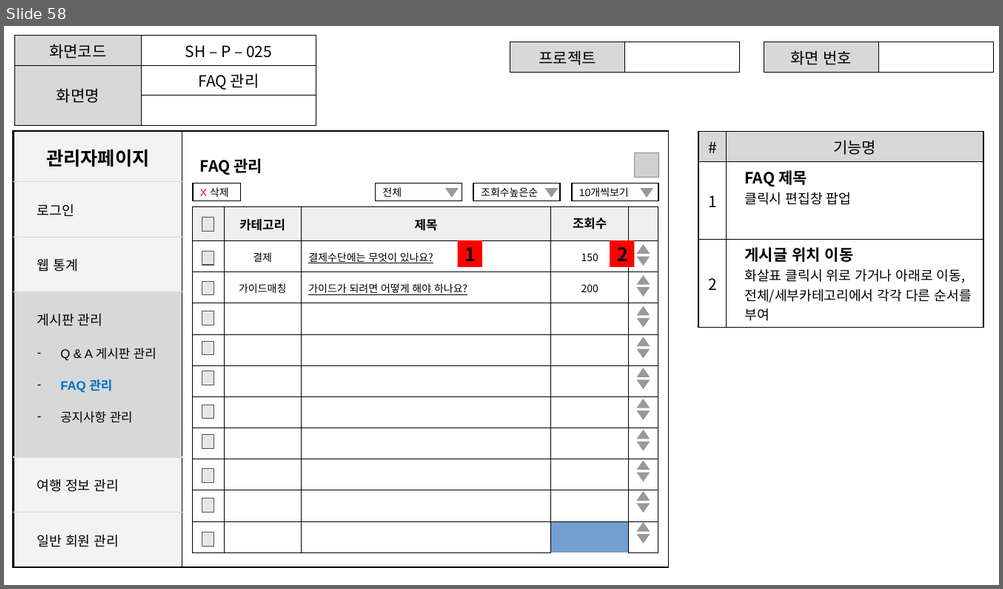
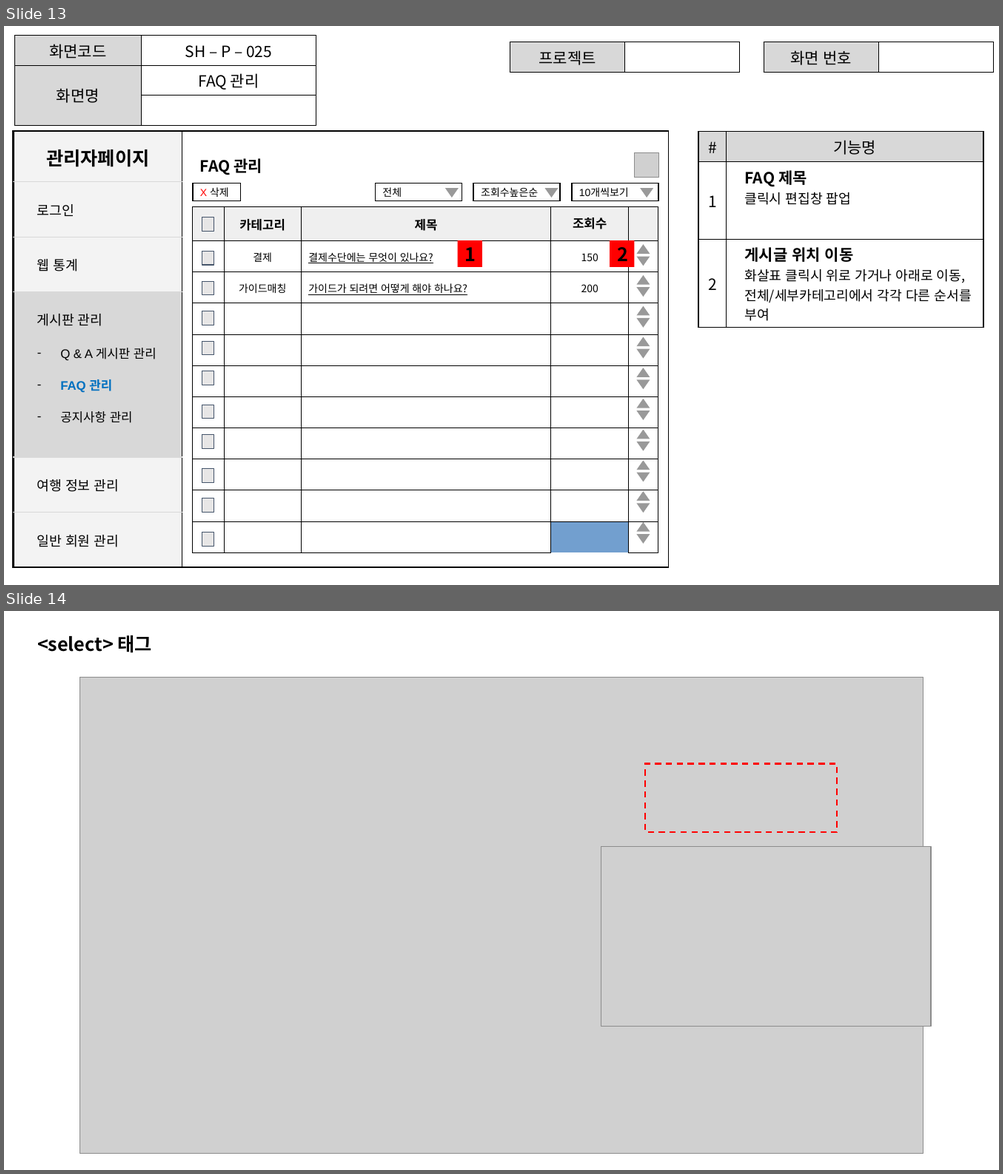
Before and after one commit to ezenteam2/TripMate, a slide deck: 2조 project02 - 서희.pptx. Shown one above the other, each under a label of ours: slide 58 before the commit, slides 13 and 14 after it. The pictures are 1003x589 and 1003x1174 pixels, drawn with LibreOffice and Linux fonts; fonts in the diff are those of the drawing; grey boxes stand for pictures; background and template pictures are left out. Boxes give left, top, right and bottom in pixels: in the first picture for what was removed or moved away, otherwise in the second. Text is boxed around its words. In the diff, an @@ line names an element or a change of style, - is before the commit and + after.

```diff
--- a/2조 project02 - 서희.pptx
+++ b/2조 project02 - 서희.pptx
@@ slide 14 added at [4, 611, 999, 1170], background #FFFFFF @@
@@ text added at [37, 635, 152, 653], 18 pt, text #000000, bold @@
+<select> 태그
@@ picture added at [80, 678, 923, 1154] @@
@@ rectangle added at [645, 764, 836, 832], outline #FF0000 1.5 pt dashed @@
@@ picture added at [601, 847, 930, 1027] @@
@@ what was slide 58 is now slide 13 @@
```
Also in this commit, not shown: 10 other slides added, 60 slides removed.
